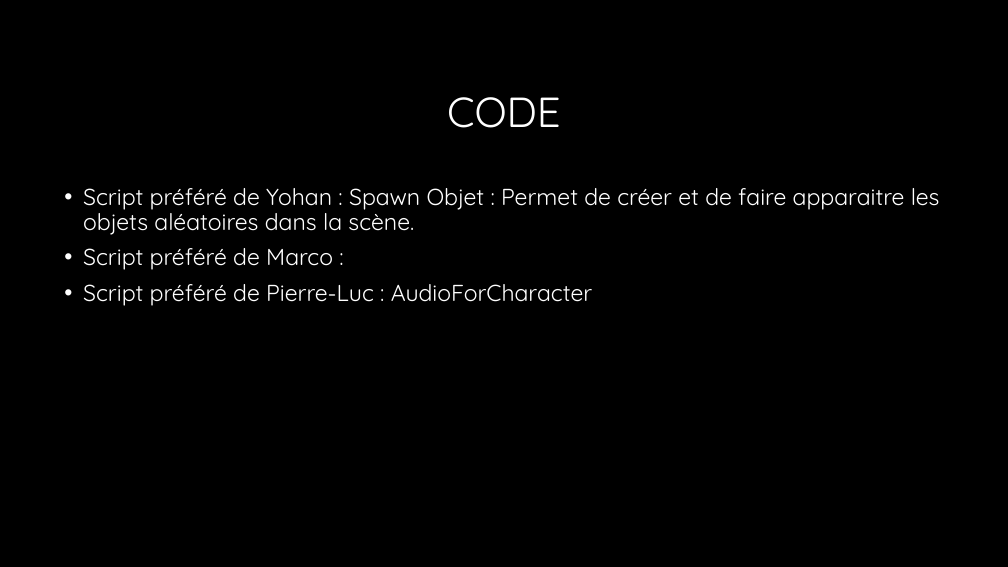
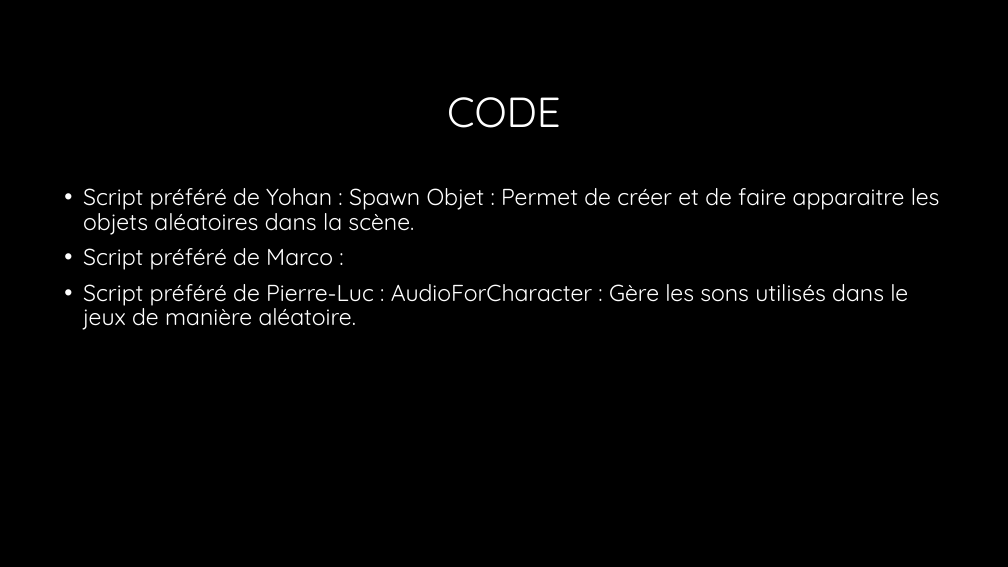
Before and after one commit to ThimbleDice/Elemental-Clash-Legend, a slide deck: slide 14 of Elemantal Clash PowerPoint.pptx. Drawn at 1008x567 pixels with LibreOffice and Linux fonts; fonts in the diff are those of the drawing; background and template pictures are left out. Boxes give left, top, right and bottom in pixels: in the first picture for what was removed or moved away, otherwise in the second. Text is boxed around its words. In the diff, an @@ line names an element or a change of style, - is before the commit and + after.

Commit message:
MAJ powerpoint

```diff
--- a/Elemantal Clash PowerPoint.pptx
+++ b/Elemantal Clash PowerPoint.pptx
@@ text at [83,284,908,330]: text changed @@
-• Script préféré de Pierre-Luc : AudioForCharacter
+• Script préféré de Pierre-Luc : AudioForCharacter : Gère les sons utilisés dans le jeux de manière aléatoire.
```
Also in this commit, not shown: 1 other slide changed.
